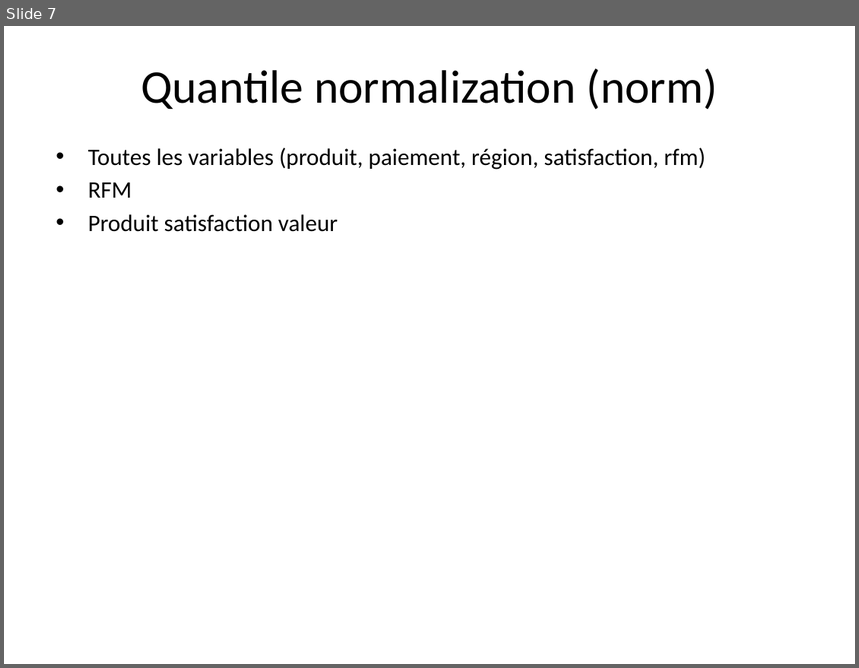
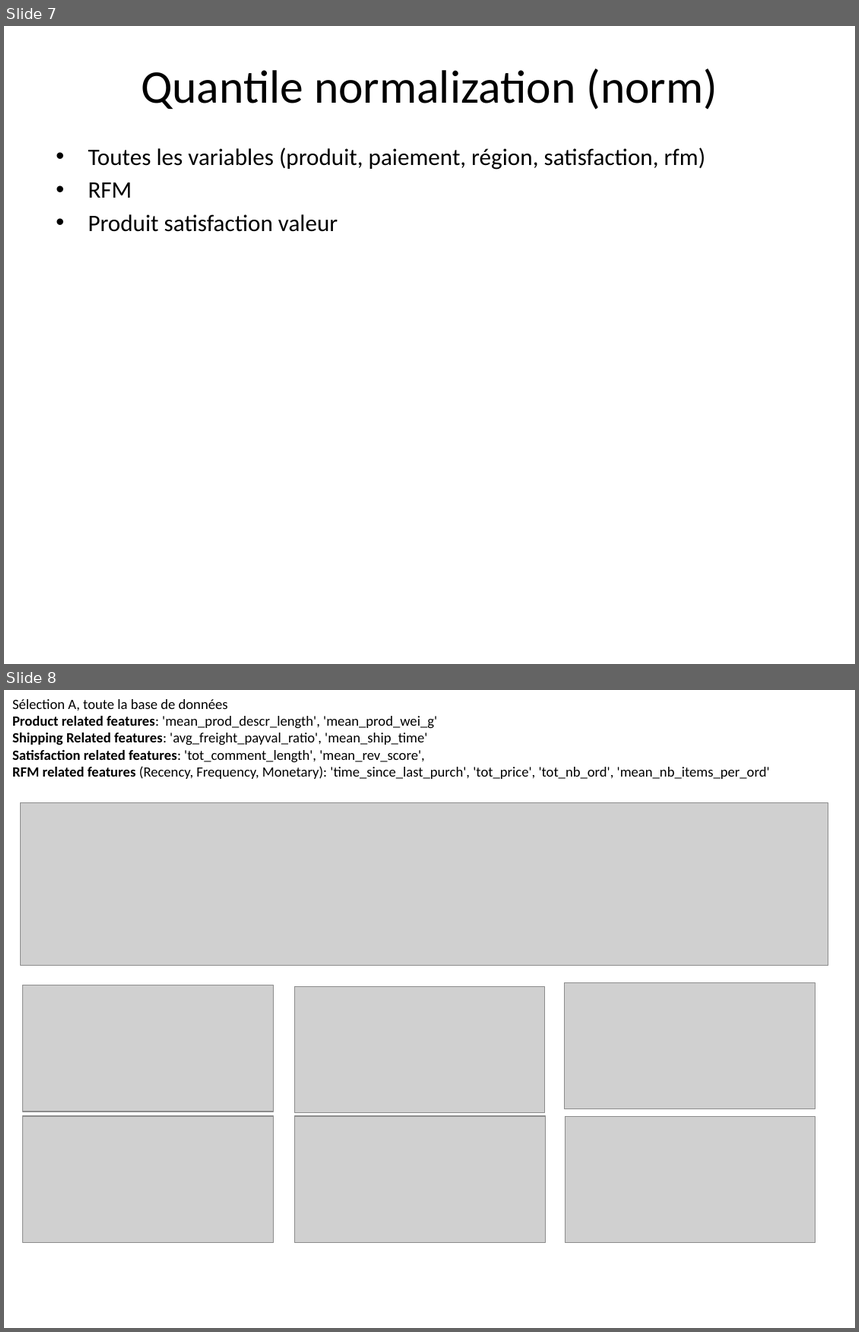
Before and after one commit to SmellyArmure/OC_DS_Project5, a slide deck: NOTEBOOKS/results.pptx. Shown one above the other, each under a label of ours: slide 7 before the commit, slides 7 and 8 after it. The pictures are 859x668 and 859x1332 pixels, drawn with LibreOffice and Linux fonts; fonts in the diff are those of the drawing; grey boxes stand for pictures. Boxes give left, top, right and bottom in pixels: in the first picture for what was removed or moved away, otherwise in the second. Text is boxed around its words. In the diff, an @@ line names an element or a change of style, - is before the commit and + after.

Commit message:
P5_Clustering : Mise en ordre du notebook, nouvelle sélection de données (sélection A), fait tourner le modèle sur les 96000 clients, meilleur nb de cluster=5, complètement refondu les fonction utilisées pour le choix du nb de clusters (4 scores, proportion stripplots, pies des proportions), et mis en place un enregistrement des dictionnaires de résultats générés pour utilisation ultérieure.

```diff
--- a/NOTEBOOKS/results.pptx
+++ b/NOTEBOOKS/results.pptx
@@ slide 8 added at (4,690,855,1328), background #FFFFFF @@
@@ text added at (12,699,770,779), 12 pt, text #000000 @@
+Sélection A, toute la base de données
+Product related features: 'mean_prod_descr_length', 'mean_prod_wei_g'
+Shipping Related features: 'avg_freight_payval_ratio', 'mean_ship_time'
+Satisfaction related features: 'tot_comment_length', 'mean_rev_score',
+RFM related features (Recency, Frequency, Monetary): 'time_since_last_purch', 'tot_price', 'tot_nb_ord', 'mean_nb_items_per_ord'
@@ picture added at (21,803,829,966) @@
@@ picture added at (23,986,273,1111) @@
@@ picture added at (565,983,815,1109) @@
@@ picture added at (294,986,544,1113) @@
@@ picture added at (23,1116,273,1243) @@
@@ picture added at (295,1116,545,1243) @@
@@ picture added at (565,1116,815,1243) @@
```
Also in this commit, not shown: 3 other files.
